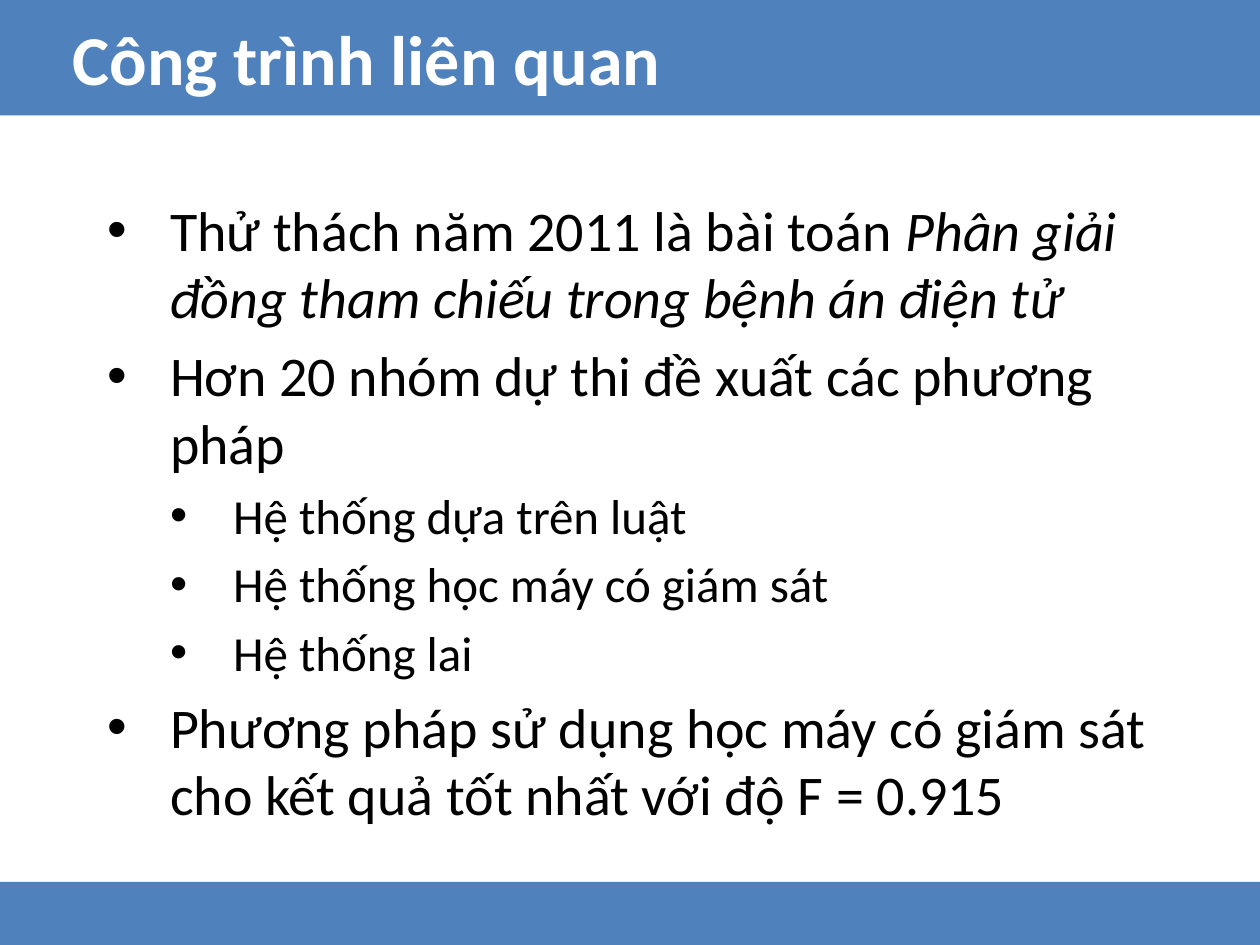
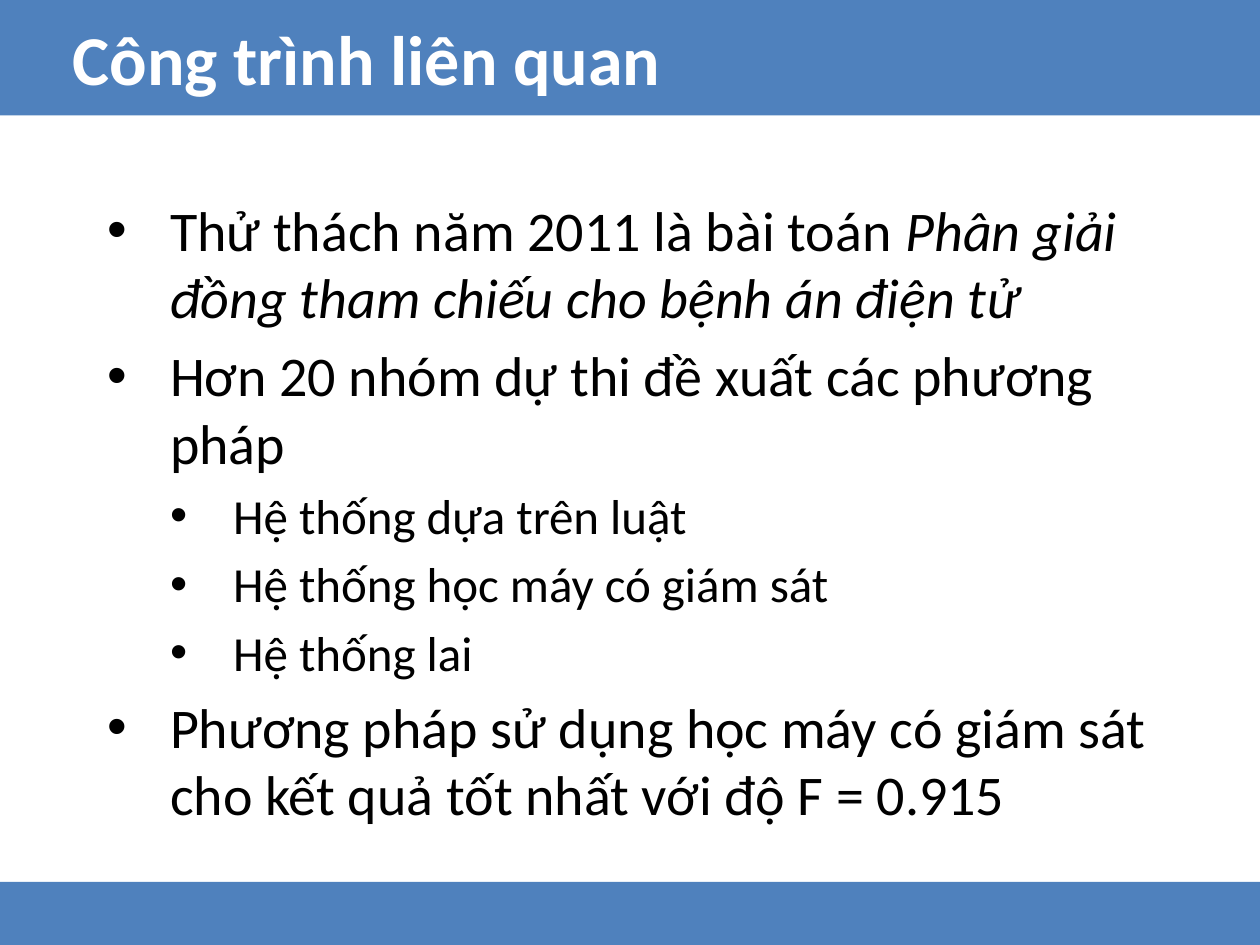
Before and after one commit to hungnd1475/graduate-thesis-hcmut-2015, a slide deck: slide 7 of reports/tttn/thay_tru_v2.pptx. Drawn at 1260x945 pixels with LibreOffice and Linux fonts; fonts in the diff are those of the drawing. Boxes give left, top, right and bottom in pixels: in the first picture for what was removed or moved away, otherwise in the second. Text is boxed around its words. In the diff, an @@ line names an element or a change of style, - is before the commit and + after.

```diff
--- a/reports/tttn/thay_tru_v2.pptx
+++ b/reports/tttn/thay_tru_v2.pptx
@@ text at [170,211,1116,328]: text changed @@
-• Thử thách năm 2011 là bài toán Phân giải đồng tham chiếu trong bệnh án điện tử
+• Thử thách năm 2011 là bài toán Phân giải đồng tham chiếu cho bệnh án điện tử
```
Also in this commit, not shown: 4 other slides changed.
